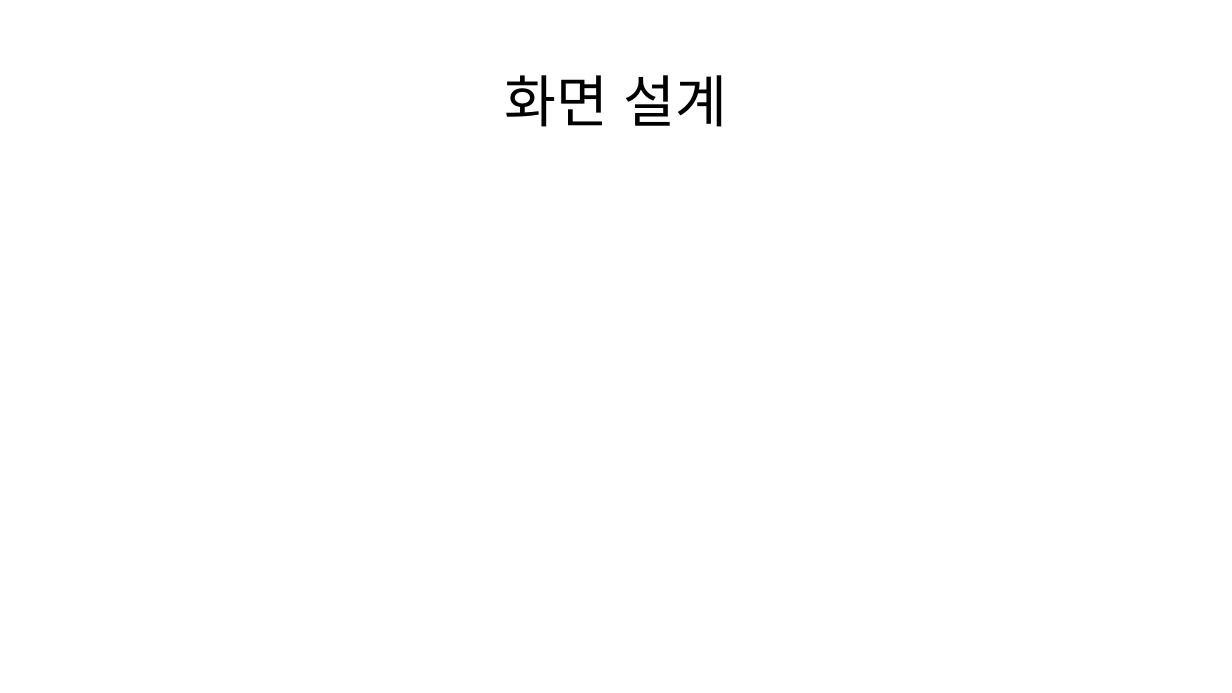
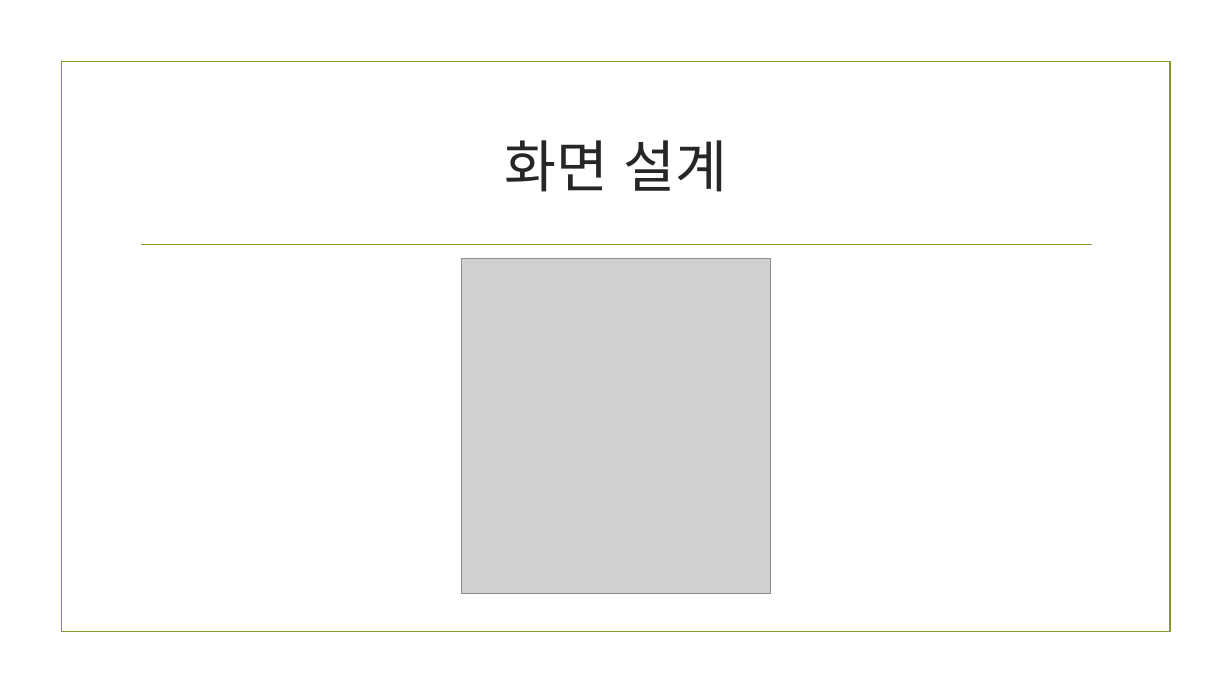
Before and after one commit to himediaai/YoungGuk, a slide deck: slide 5 of BOOK SHOPPING MALL 기획안.pptx (slide 4 before the commit). Drawn at 1232x693 pixels with LibreOffice and Linux fonts; fonts in the diff are those of the drawing; grey boxes stand for pictures; background and template pictures are left out. Boxes give left, top, right and bottom in pixels: in the first picture for what was removed or moved away, otherwise in the second. Text is boxed around its words. In the diff, an @@ line names an element or a change of style, - is before the commit and + after.

```diff
--- a/BOOK SHOPPING MALL 기획안.pptx
+++ b/BOOK SHOPPING MALL 기획안.pptx
@@ rectangle added at (61,62,1170,632), outline #83992A 1.25 pt @@
@@ title "화면 설계": place and size @@
-title "화면 설계" at (504,75,728,127)
+title "화면 설계" at (504,140,728,192)
@@ title "화면 설계" at (504,140,728,192): font Noto Sans CJK KR to Times New Roman, text colour #000000 to #262626; line spacing 0.9 to 1 @@
@@ line added from (141, 245) to (1092, 245), #83992A 1.25 pt @@
@@ picture added at (462,259,771,594) @@
```
Also in this commit, not shown: 3 other slides changed, 1 slide added.
